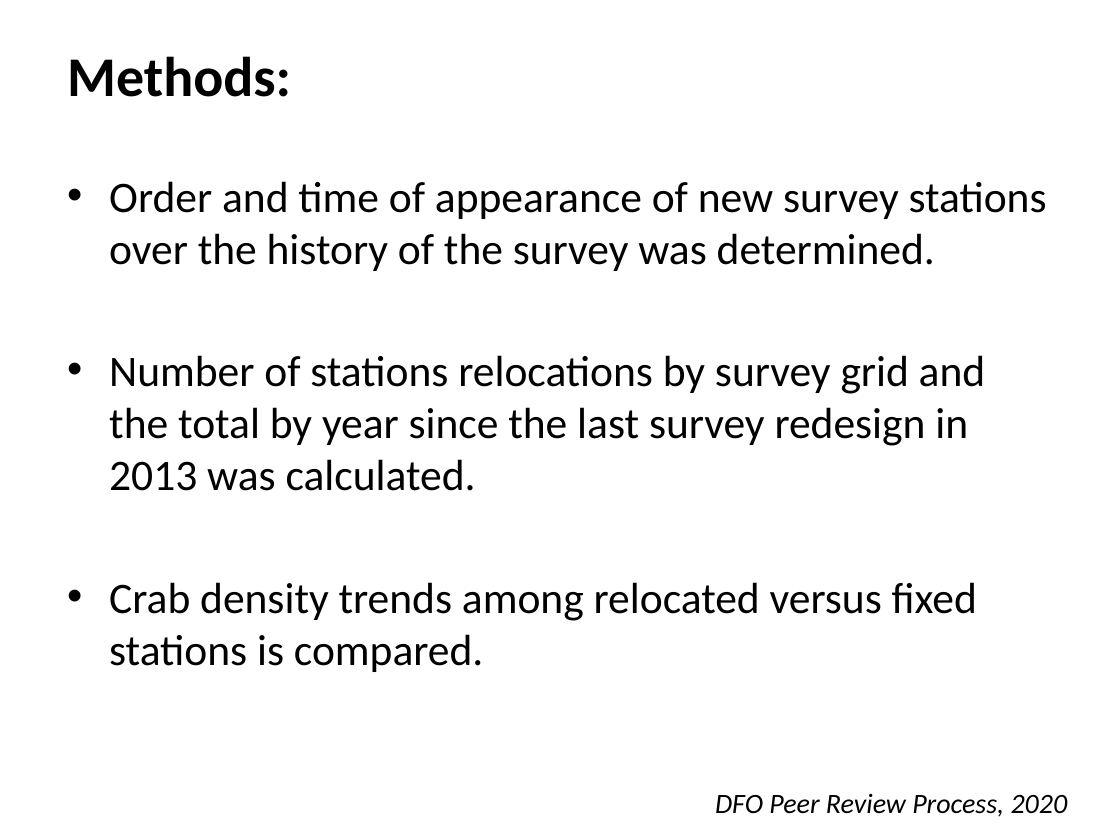
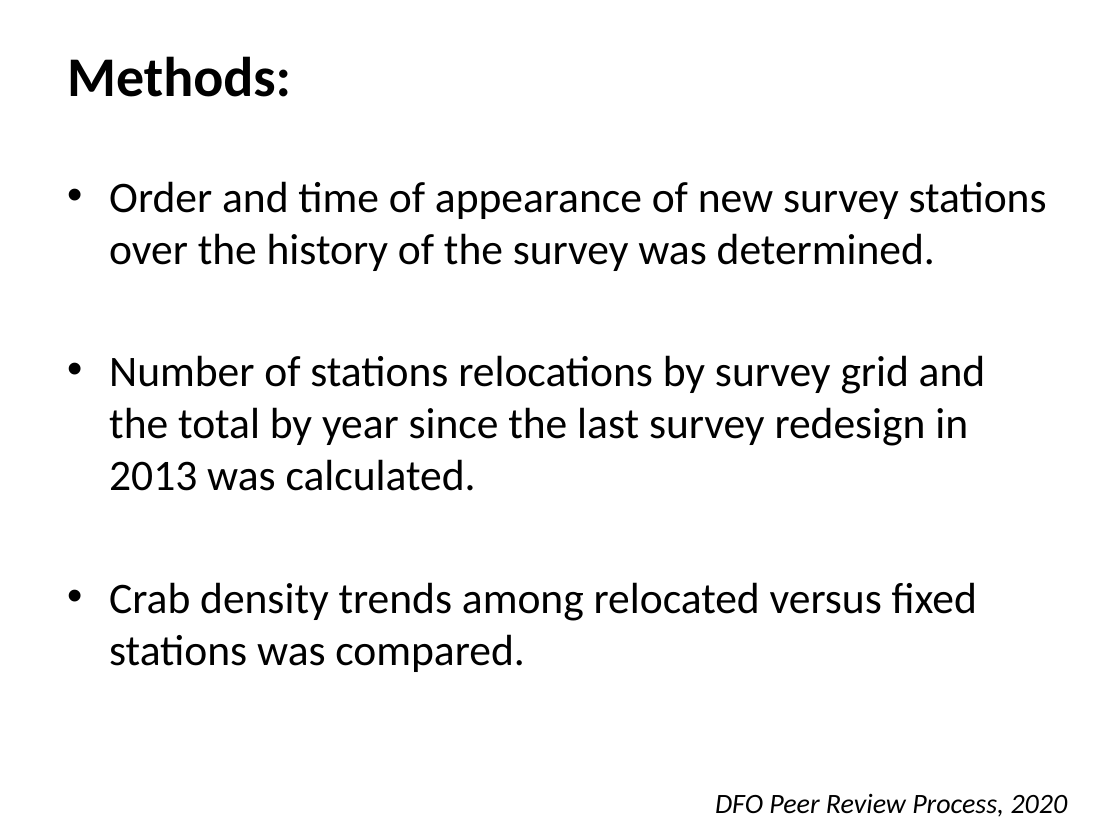
Before and after one commit to TobieSurette/snow-crab-stock-assessment-2020, a slide deck: slide 4 of documents/presentations/Survey relocations.pptx. Drawn at 1120x840 pixels with LibreOffice and Linux fonts; fonts in the diff are those of the drawing. Boxes give left, top, right and bottom in pixels: in the first picture for what was removed or moved away, otherwise in the second. Text is boxed around its words. In the diff, an @@ line names an element or a change of style, - is before the commit and + after.

```diff
--- a/documents/presentations/Survey relocations.pptx
+++ b/documents/presentations/Survey relocations.pptx
@@ text at [109, 582, 977, 672]: text changed @@
-• Crab density trends among relocated versus fixed stations is compared.
+• Crab density trends among relocated versus fixed stations was compared.
```
Also in this commit, not shown: 1 other slide changed, 7 other files.
